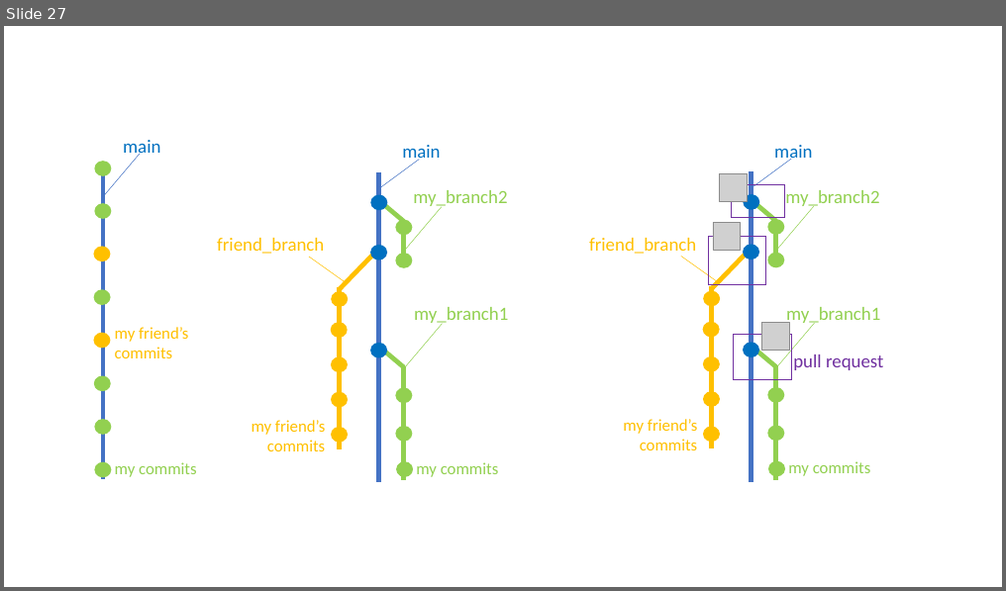
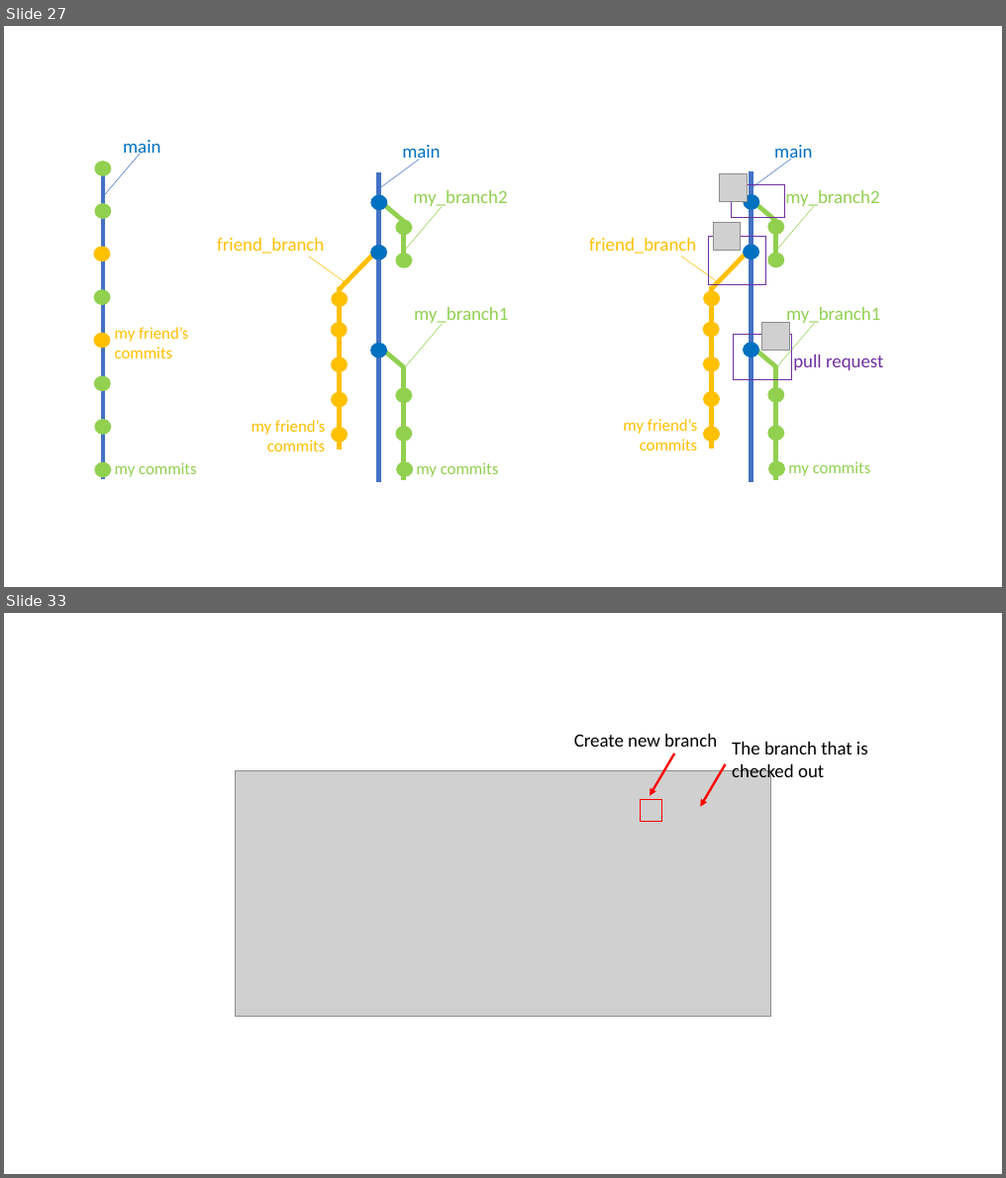
Before and after one commit to selinaZitrone/get-started-with-git, a slide deck: docs/slides/img/images.pptx. Shown one above the other, each under a label of ours: slide 27 before the commit, slides 27 and 33 after it; the slides between them are not shown. The pictures are 1006x591 and 1006x1178 pixels, drawn with LibreOffice and Linux fonts; fonts in the diff are those of the drawing; grey boxes stand for pictures. Boxes give left, top, right and bottom in pixels: in the first picture for what was removed or moved away, otherwise in the second. Text is boxed around its words. In the diff, an @@ line names an element or a change of style, - is before the commit and + after.

```diff
--- a/docs/slides/img/images.pptx
+++ b/docs/slides/img/images.pptx
@@ slide 33 added at [4,613,1002,1174], background #FFFFFF @@
@@ group added at [236,734,868,1017]: 2 texts, 2 arrows, 1 picture, 1 rectangle @@
+The branch that is checked out
+Create new branch
```
Also in this commit, not shown: 5 other slides added, 8 other files.
